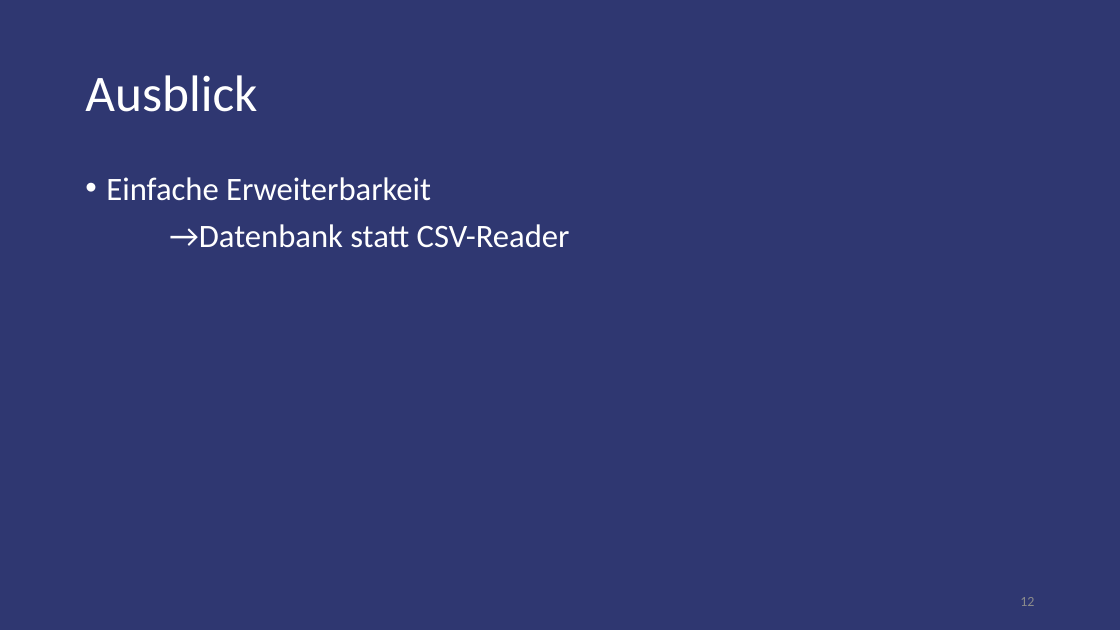
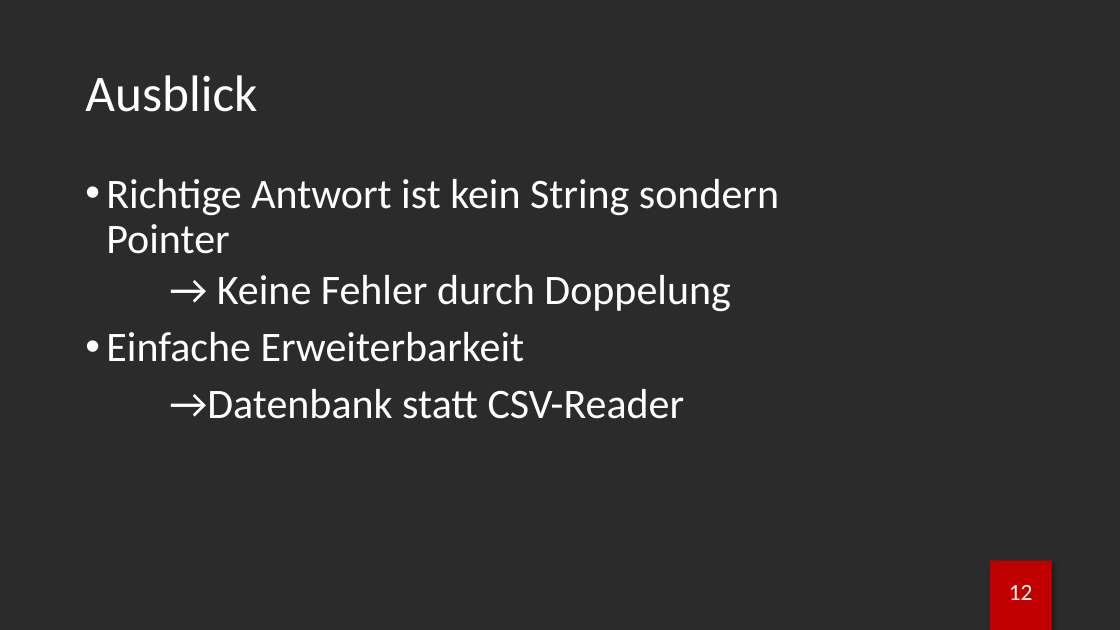
Before and after one commit to brodermar/wwm, a slide deck: slide 13 of documentation/wwmp.pptx (slide 12 before the commit). Drawn at 1120x630 pixels with LibreOffice and Linux fonts; fonts in the diff are those of the drawing; background and template pictures are left out; a plain dark background stands for a picture behind light text. Boxes give left, top, right and bottom in pixels: in the first picture for what was removed or moved away, otherwise in the second. Text is boxed around its words. In the diff, an @@ line names an element or a change of style, - is before the commit and + after.

Commit message:
presentation design changed

```diff
--- a/documentation/wwmp.pptx
+++ b/documentation/wwmp.pptx
@@ background #2F3771 to picture (left out) @@
@@ text at (106,179,779,312): paragraphs added @@
+• Richtige Antwort ist kein String sondern Pointer
+    → Keine Fehler durch Doppelung
@@ text at (106,332,685,419): size 28 to 36 pt in "Einfache Erweiterbarkeit", "→Datenbank statt CSV-Reader" @@
@@ rectangle added at (991,560,1052,630), fill #C00000 @@
@@ page number: place and size @@
-page number at (1020,597,1034,606)
+page number at (1009,585,1033,600)
@@ page number at (1009,585,1033,600): size 12 to 20 pt, text colour #8C8C8C to #FFFFFF; alignment right to centre @@
```
Also in this commit, not shown: 14 other slides changed, 5 slides added, 8 slides removed, 1 other file.
